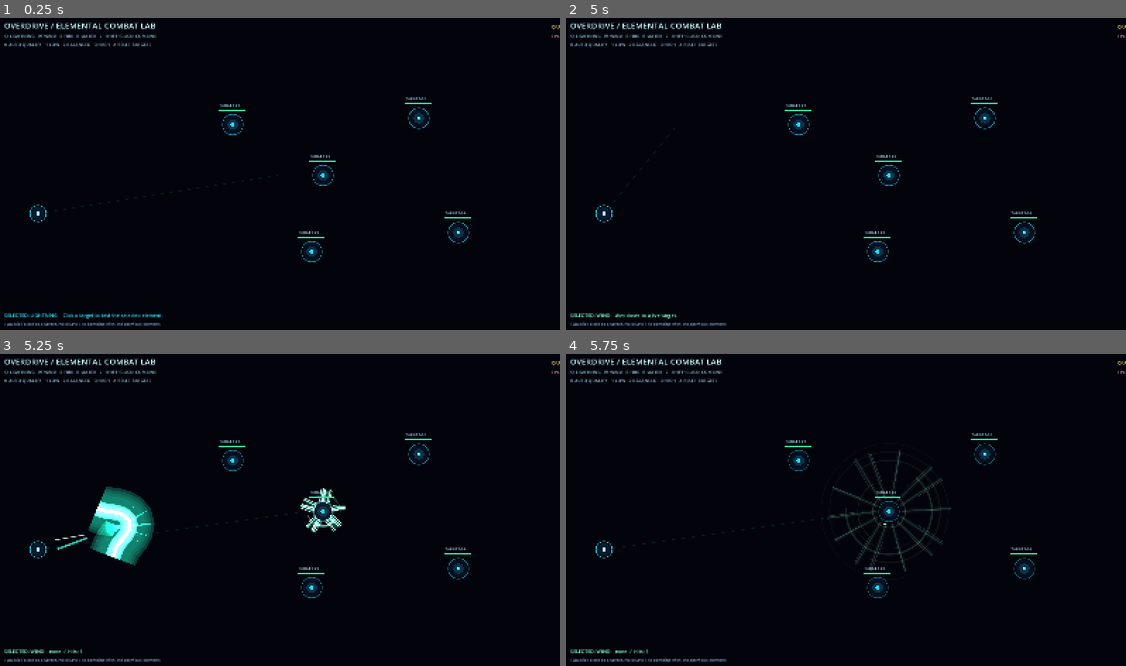
Above: before the commit, frames 1-4 (two rows, left to right).
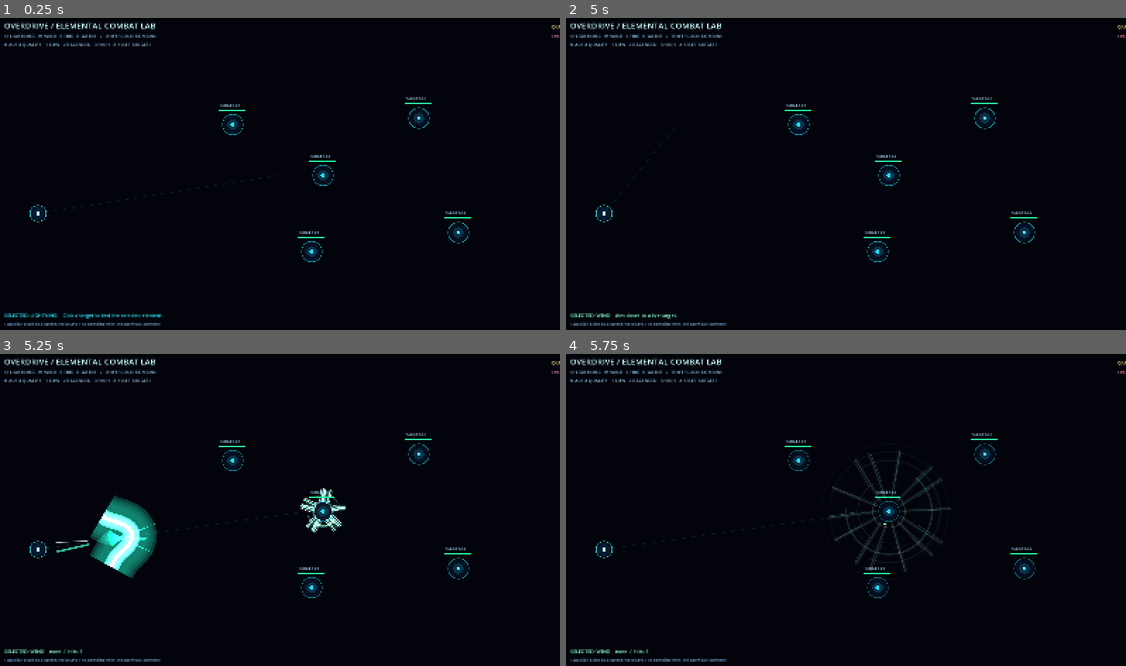
Above: after the commit, the same moments.

Repository: rifatsidik/elemental-overdrive
Game: Godot game, scene res://scenes/elemental_combat_lab.tscn
Same seed, same stepped clock (60 frames per second), same inputs: the game is played once before the commit and once after it. This scene is started directly instead of the project's main scene.
Inputs (mouse positions are in pixels of both pictures, inside the frame that each line leads up to):
- Up to frame 1 (0.25 s): no input
- Up to frame 2 (5 s): tap Enter at 0.5, 2, 3.5 s; move the mouse to (969, 158) at 0.52 s; hold D 0.53-1.28 s; tap Q at 0.6 s; click (969, 158) at 0.67 s; tap Space at 1.25, 2.75, 4.25 s; move the mouse to (728, 192) at 1.27 s; hold S 1.28-2.03 s; tap E at 1.35 s; move the mouse to (902, 105) at 2.02 s; hold D 2.03-2.78 s; tap R at 2.1 s; move the mouse to (818, 239) at 2.77 s; hold W 2.78-3.53 s; tap 0 at 2.85 s; click (818, 239) at 2.92 s; move the mouse to (1014, 223) at 3.52 s; hold A from 3.53 s (still down); tap 1 at 3.6 s; move the mouse to (672, 127) at 4.27 s; tap 2 at 4.35 s
- Up to frame 3 (5.25 s): move the mouse to (308, 510) at 5.02 s; release A at 5.03 s; hold S from 5.03 s (still down); tap 3 at 5.1 s; click (308, 510) at 5.17 s
- Up to frame 4 (5.75 s): keep holding S

Frames 1-2 are identical in both runs. In frame 3, 2.2% of the frame differs, in the area x 9-28%, y 42-72%; in frame 4, nothing differs.

Commit message:
Trigger impact visuals when elemental projectiles arrive

Diff:
--- a/scripts/visuals/elements/element_projectile.gd
+++ b/scripts/visuals/elements/element_projectile.gd
@@ -12,6 +12,7 @@
 var _seed: int = 1
 var _rng := RandomNumberGenerator.new()
 var _droplet_offsets: Array[Vector2] = []
+signal arrived(element_id: StringName, target_position: Vector2, source_position: Vector2, strength: float, color: Color)
 
 func configure(new_element: StringName, destination_offset: Vector2, new_strength: float, new_seed: int, layers: int, color: Color) -> void:
 	element_id = new_element
@@ -25,7 +26,6 @@
 	_droplet_offsets.clear()
 	for i in range(12 + layer_budget * 4):
 		_droplet_offsets.append(Vector2(_rng.randf_range(-1.0, 1.0), _rng.randf_range(-1.0, 1.0)))
-	rotation = travel_vector.angle()
 	queue_redraw()
 
 func _ready() -> void:
@@ -37,6 +37,7 @@
 func _process(delta: float) -> void:
 	age += delta
 	if age >= lifetime:
+		arrived.emit(element_id, position + travel_vector, position, strength, tint)
 		queue_free()
 		return
 	queue_redraw()
